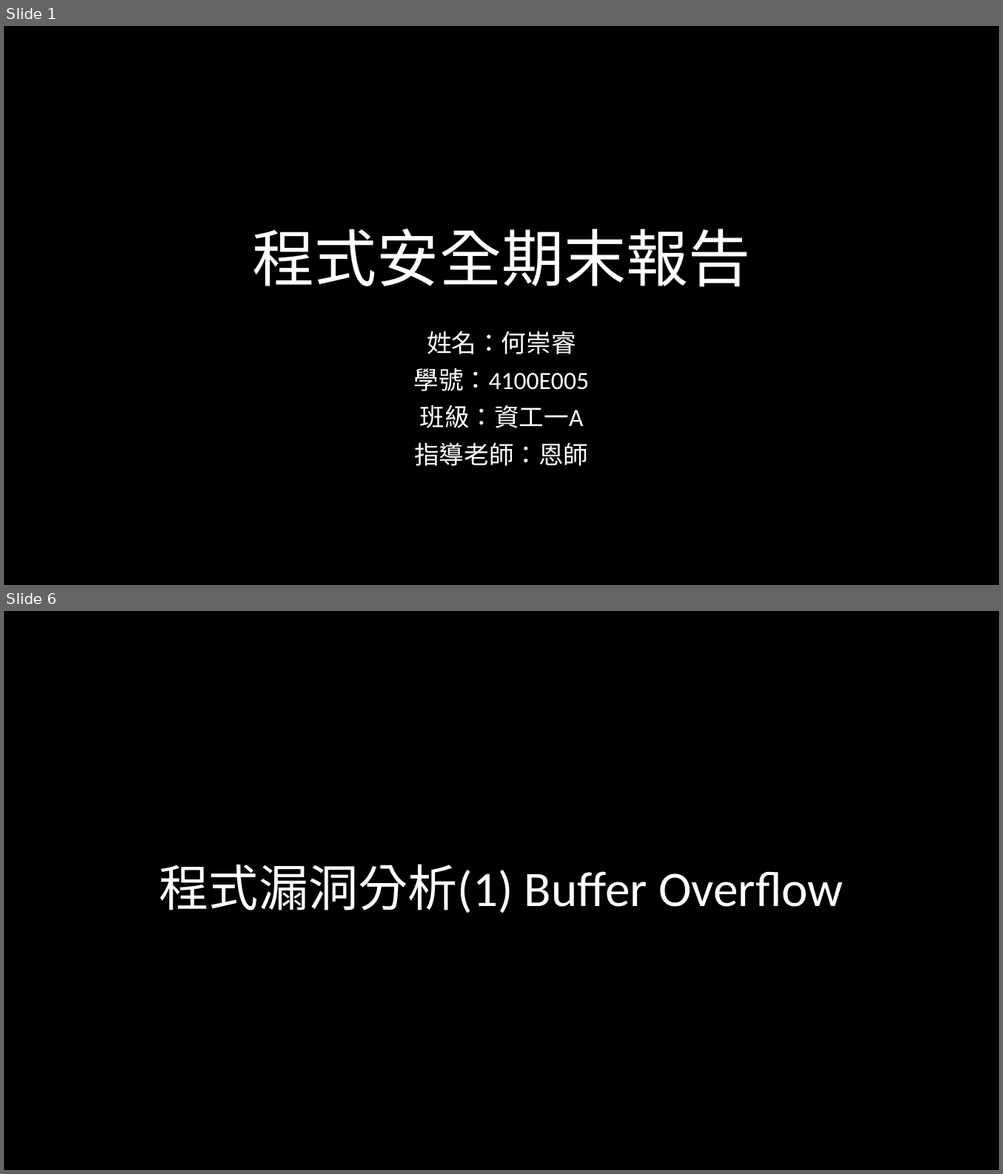
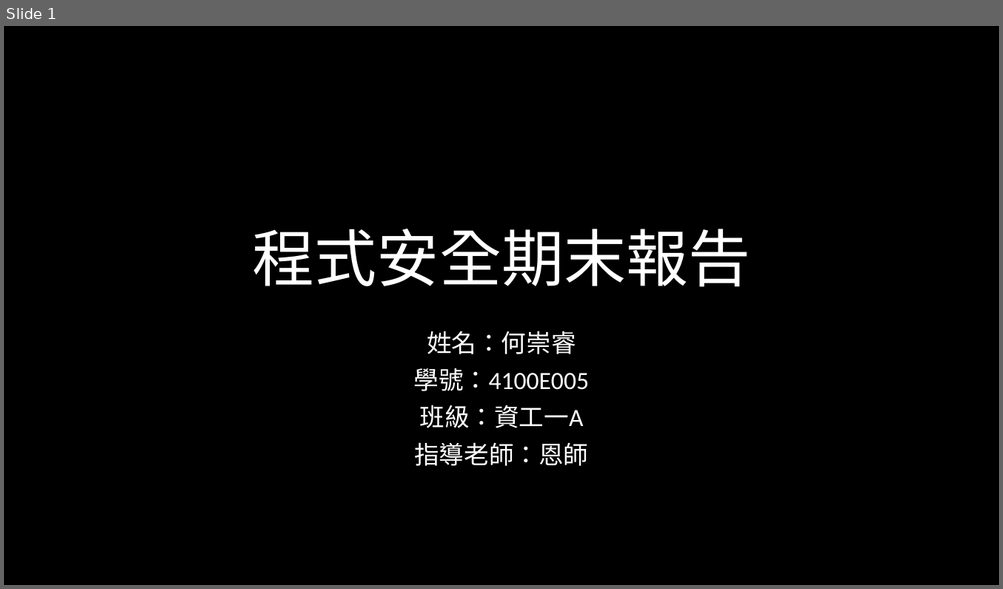
Before and after one commit to hehank/CTF_Practice, a slide deck: Pwn/報告/程式安全期末報告.pptx. Shown one above the other, each under a label of ours: slides 1 and 6 before the commit, slide 1 after it; the slides between them are not shown. The pictures are 1003x1174 and 1003x589 pixels, drawn with LibreOffice and Linux fonts; fonts in the diff are those of the drawing; background and template pictures are left out. Boxes give left, top, right and bottom in pixels: in the first picture for what was removed or moved away, otherwise in the second. Text is boxed around its words. In the diff, an @@ line names an element or a change of style, - is before the commit and + after.

```diff
--- a/Pwn/報告/程式安全期末報告.pptx
+++ b/Pwn/報告/程式安全期末報告.pptx
@@ slide 6 removed at <box>4,611,999,1170</box>, background picture (left out) @@
@@ title removed at <box>159,864,843,913</box> @@
-程式漏洞分析(1) Buffer Overflow
```
Also in this commit, not shown: 4 slides changed, 1 slide added, 2 other slides removed, 5 other files.
